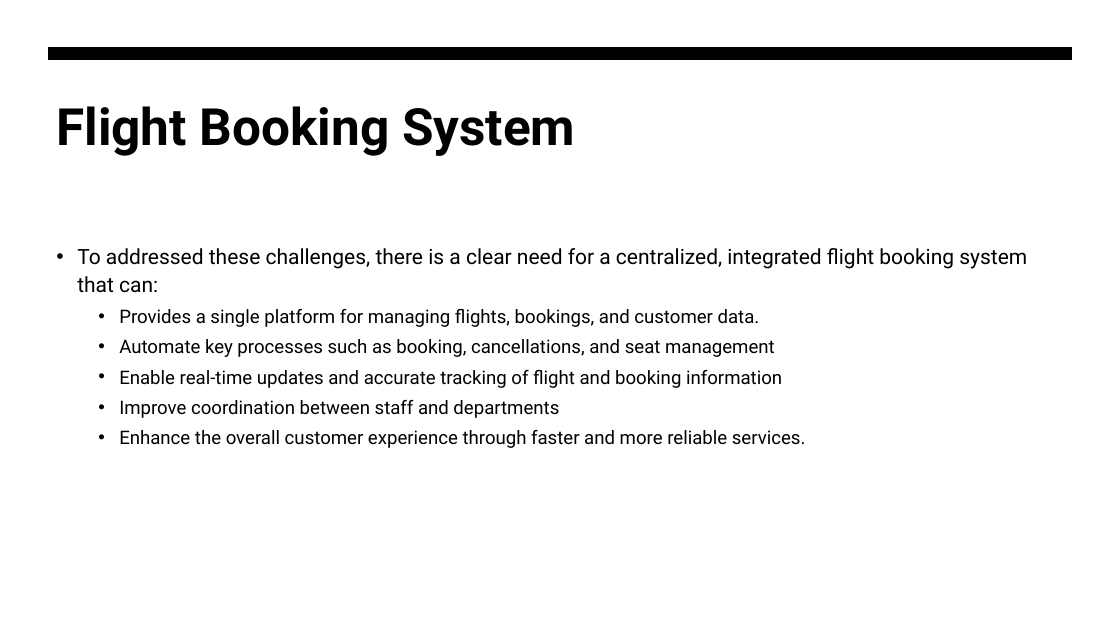
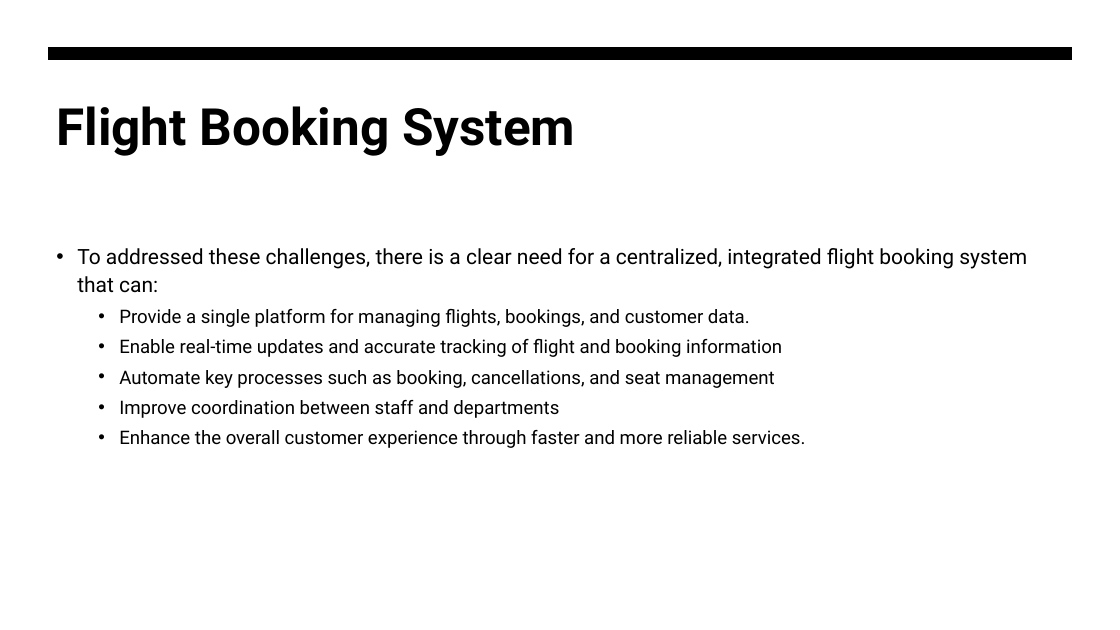
Before and after one commit to Ianieee36/ENSE706_Project, a slide deck: slide 4 of FBS_Presentation.pptx (slide 5 before the commit). Drawn at 1120x630 pixels with LibreOffice and Linux fonts; fonts in the diff are those of the drawing. Boxes give left, top, right and bottom in pixels: in the first picture for what was removed or moved away, otherwise in the second. Text is boxed around its words. In the diff, an @@ line names an element or a change of style, - is before the commit and + after.

```diff
--- a/FBS_Presentation.pptx
+++ b/FBS_Presentation.pptx
@@ text at [119,309,782,357]: text changed @@
-  • Provides a single platform for managing flights, bookings, and customer data.
+  • Provide a single platform for managing flights, bookings, and customer data.
+  • Enable real-time updates and accurate tracking of flight and booking information
@@ text at [119,370,782,388]: paragraph removed @@
-  • Enable real-time updates and accurate tracking of flight and booking information
```
Also in this commit, not shown: 3 other slides changed, 3 slides added, 5 slides removed, 1 other file.
